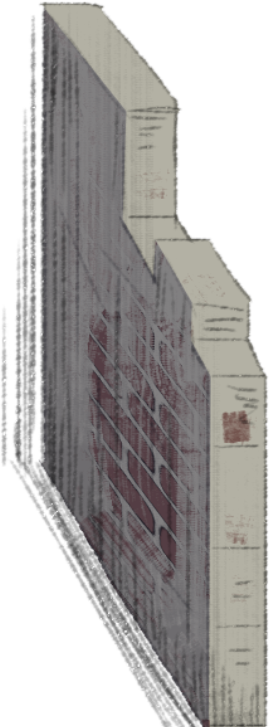
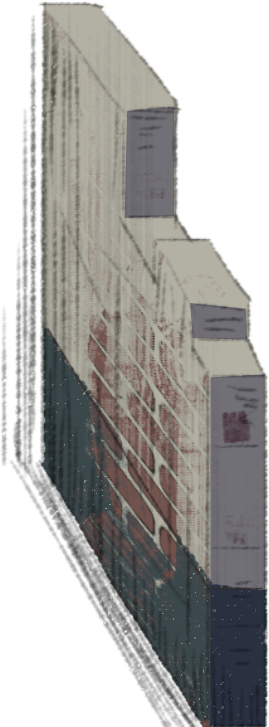
Before/after of a (269, 727) layered artwork. What changed in the layer stack:
added layer "图层 110" in group "组 76" over <box>45,326,264,594</box>
added layer "图层 111" (40%) in group "组 76" over <box>124,106,266,726</box>
hid "图层 106" over <box>39,8,211,727</box>
added layer "图层 109" in group "组 75" over <box>39,299,268,727</box>
